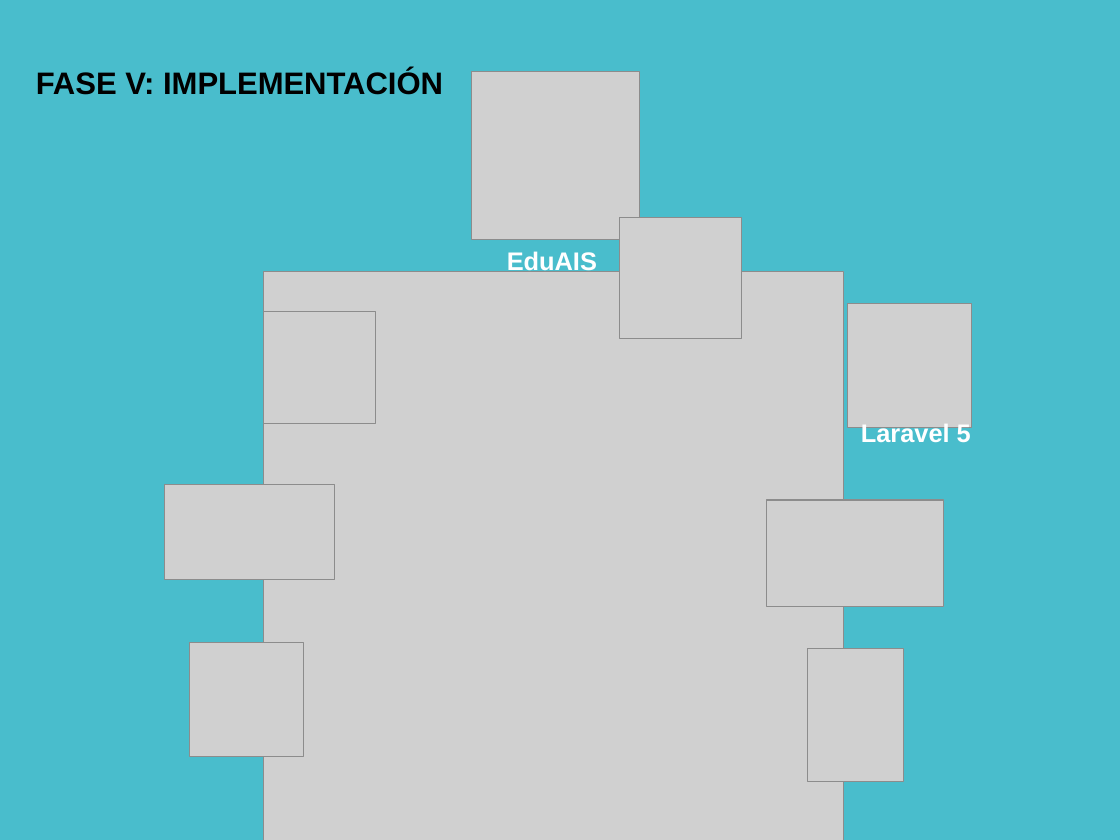
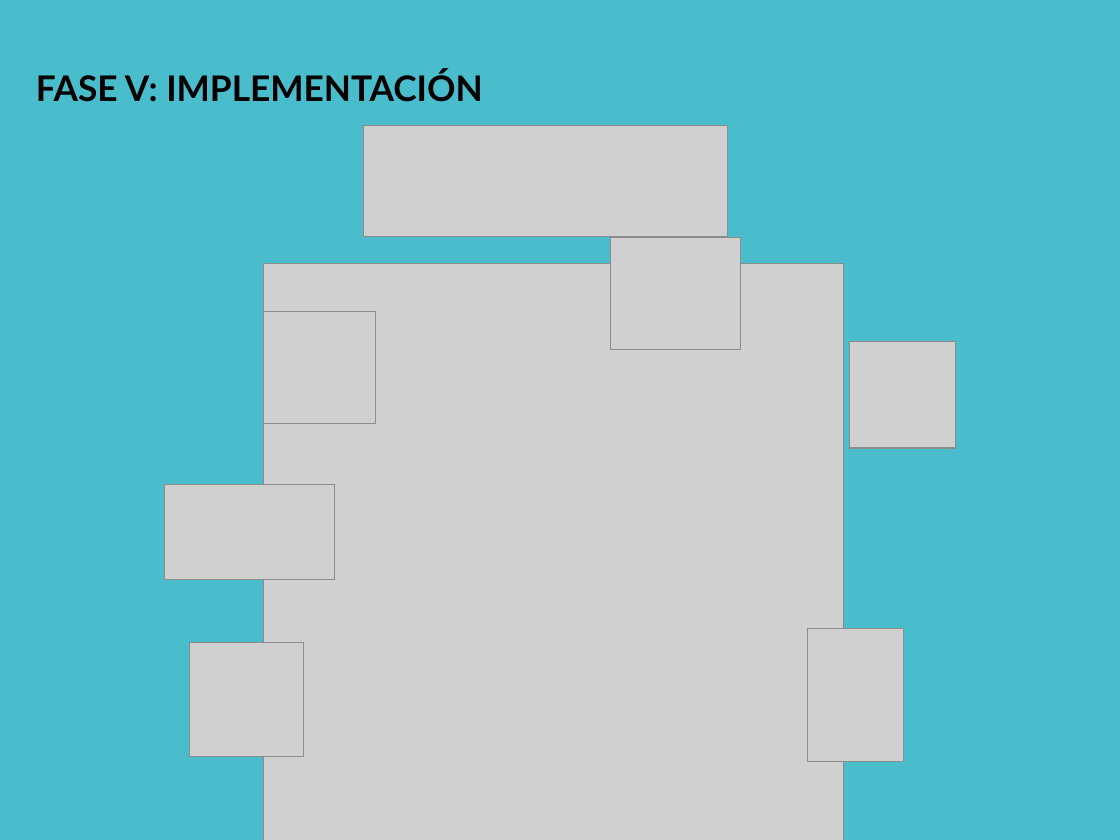
Before and after one commit to heric1812/eduais-proyecto-investigacion, a slide deck: slide 16 of diapositivas/PGrado2_Presentación.odp (slide 9 before the commit). Drawn at 1120x840 pixels with LibreOffice and Linux fonts; fonts in the diff are those of the drawing; grey boxes stand for pictures. Boxes give left, top, right and bottom in pixels: in the first picture for what was removed or moved away, otherwise in the second. Text is boxed around its words. In the diff, an @@ line names an element or a change of style, - is before the commit and + after.

```diff
--- a/diapositivas/PGrado2_Presentación.odp
+++ b/diapositivas/PGrado2_Presentación.odp
@@ text "FASE V: IMPLEMENTACIÓN" at [36,71,482,102]: size 22 to 25 pt, font Arial to Lato @@
@@ picture: place and size @@
-picture at [473,72,640,240]
+picture at [364,126,729,237]
@@ picture: place and size @@
-picture at [620,217,741,338]
+picture at [611,238,741,350]
@@ picture: place and size @@
-picture at [264,271,845,840]
+picture at [264,263,845,840]
@@ text removed at [507,249,597,275] @@
-EduAIS
@@ picture: place and size @@
-picture at [848,304,972,428]
+picture at [850,341,956,448]
@@ text removed at [861,421,971,447] @@
-Laravel 5
@@ picture removed at [766,500,944,607] @@
@@ picture: place and size @@
-picture at [808,648,904,783]
+picture at [808,628,904,762]
```
Also in this commit, not shown: 8 other slides changed, 7 slides added, 38 other files.
